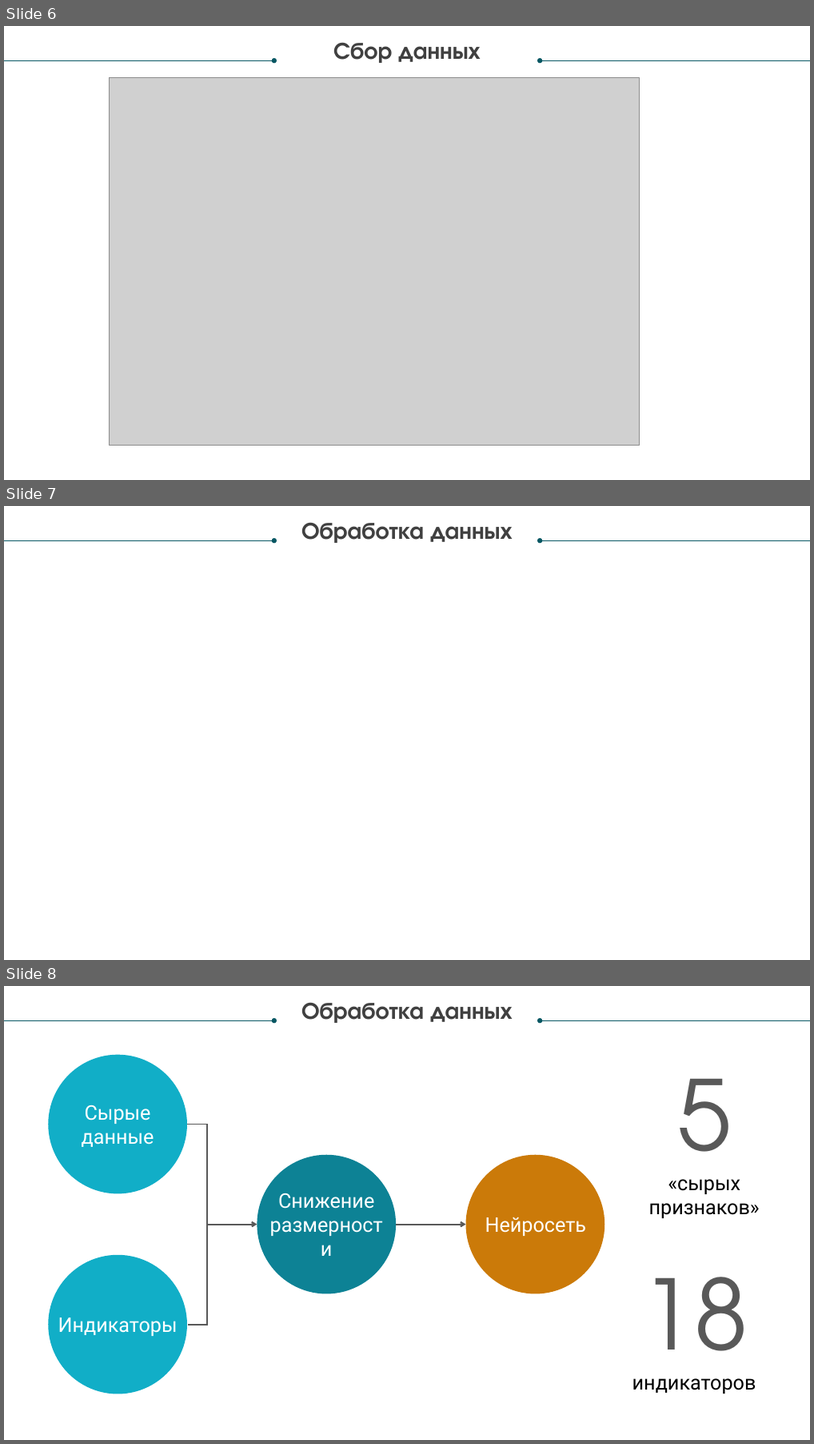
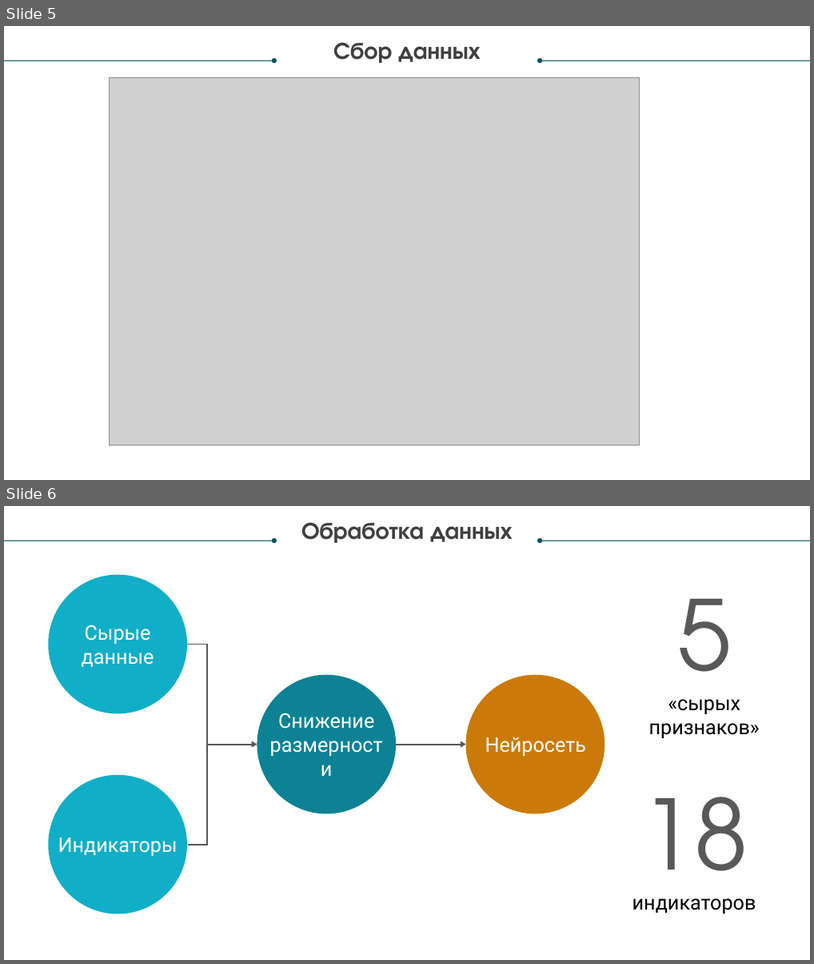
Before and after one commit to andtun/TradingBot-CourseWork, a slide deck: presentation.pptx. Shown one above the other, each under a label of ours: slides 6, 7 and 8 before the commit, slides 5 and 6 after it. The pictures are 814x1444 and 814x964 pixels, drawn with LibreOffice and Linux fonts; fonts in the diff are those of the drawing; grey boxes stand for pictures; background and template pictures are left out. Boxes give left, top, right and bottom in pixels: in the first picture for what was removed or moved away, otherwise in the second. Text is boxed around its words. In the diff, an @@ line names an element or a change of style, - is before the commit and + after.

```diff
--- a/presentation.pptx
+++ b/presentation.pptx
@@ slide 7 removed at <box>4,506,810,960</box>, background picture (left out) @@
@@ text removed at <box>302,522,512,543</box> @@
-Обработка данных
@@ arrow removed from (4, 540) to (274, 540) @@
@@ arrow removed from (810, 540) to (540, 540) @@
@@ what was slide 6 is now slide 5 @@
@@ what was slide 8 is now slide 6 @@
```
Also in this commit, not shown: 1 slide changed, 5 other slides removed, 1 other file.
